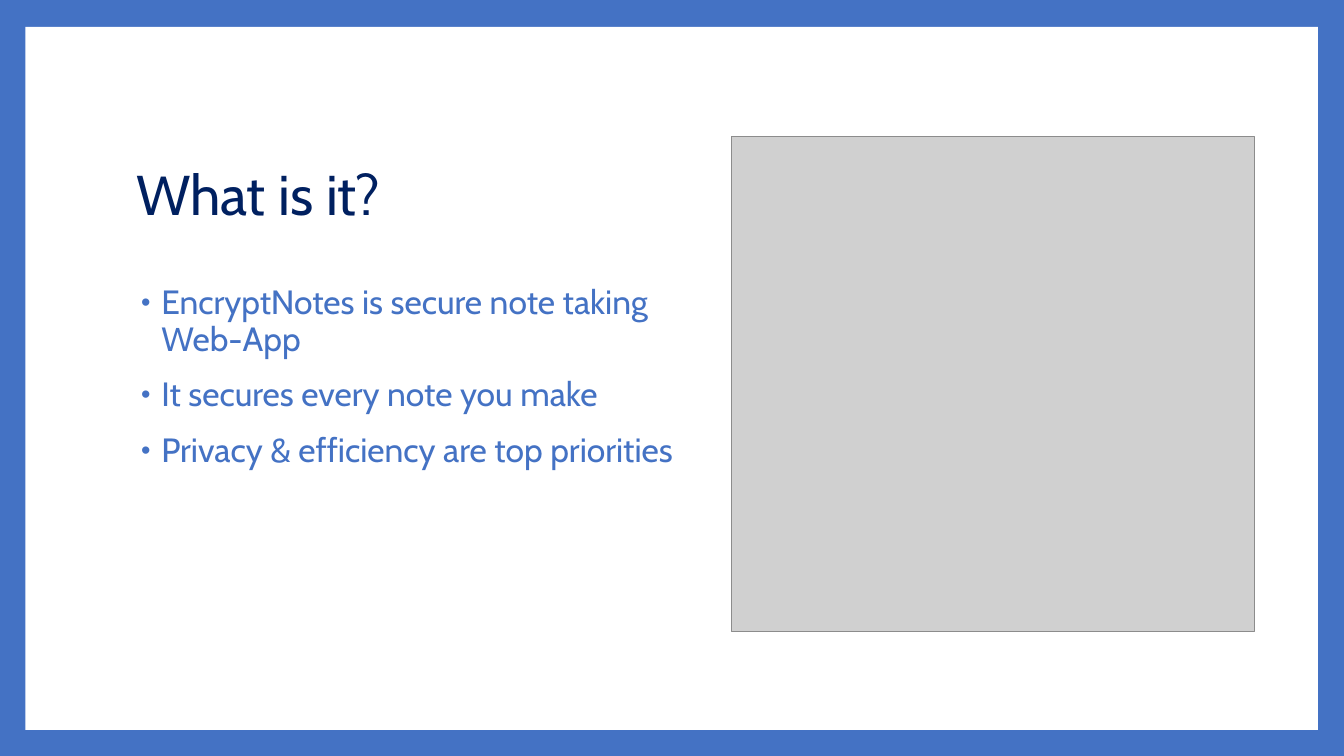
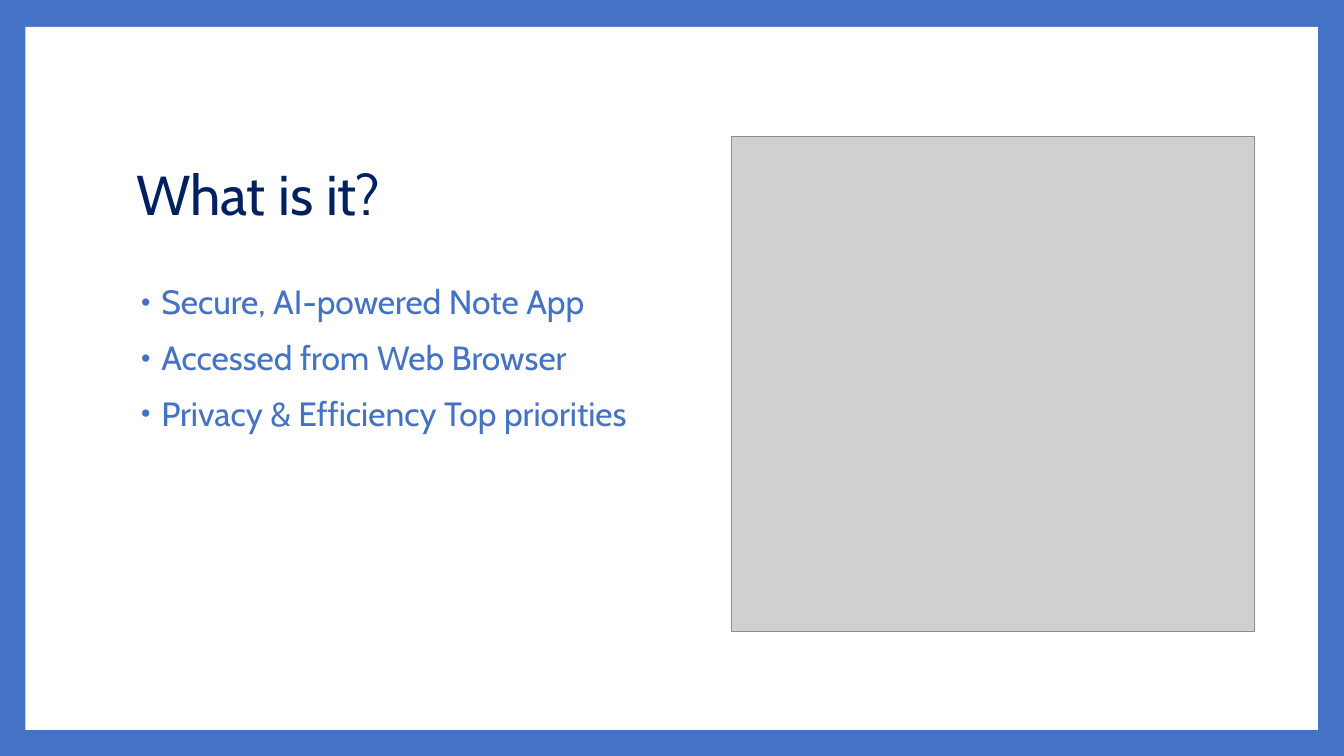
Before and after one commit to Dwaddle26/EncryptNotes, a slide deck: slide 2 of Phase 4 Documentation/Team_2_Presentation_4_V2.pptx. Drawn at 1344x756 pixels with LibreOffice and Linux fonts; fonts in the diff are those of the drawing; grey boxes stand for pictures. Boxes give left, top, right and bottom in pixels: in the first picture for what was removed or moved away, otherwise in the second. Text is boxed around its words. In the diff, an @@ line names an element or a change of style, - is before the commit and + after.

```diff
--- a/Phase 4 Documentation/Team_2_Presentation_4_V2.pptx
+++ b/Phase 4 Documentation/Team_2_Presentation_4_V2.pptx
@@ text at [161,289,627,434]: text changed @@
-• EncryptNotes is secure note taking Web-App
-• It secures every note you make
-• Privacy & efficiency are top priorities
+• Secure, AI-powered Note App
+• Accessed from Web Browser
+• Privacy & Efficiency Top priorities
```
Also in this commit, not shown: 6 other slides changed, 1 slide added, 1 other file.
